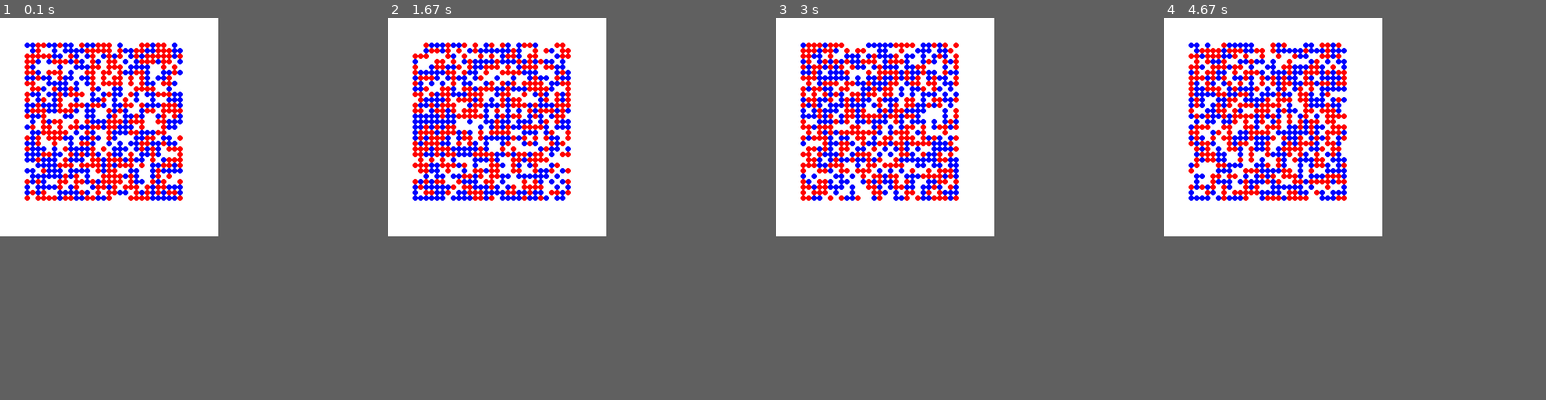
Above: before the commit, frames 1-4 (left to right).
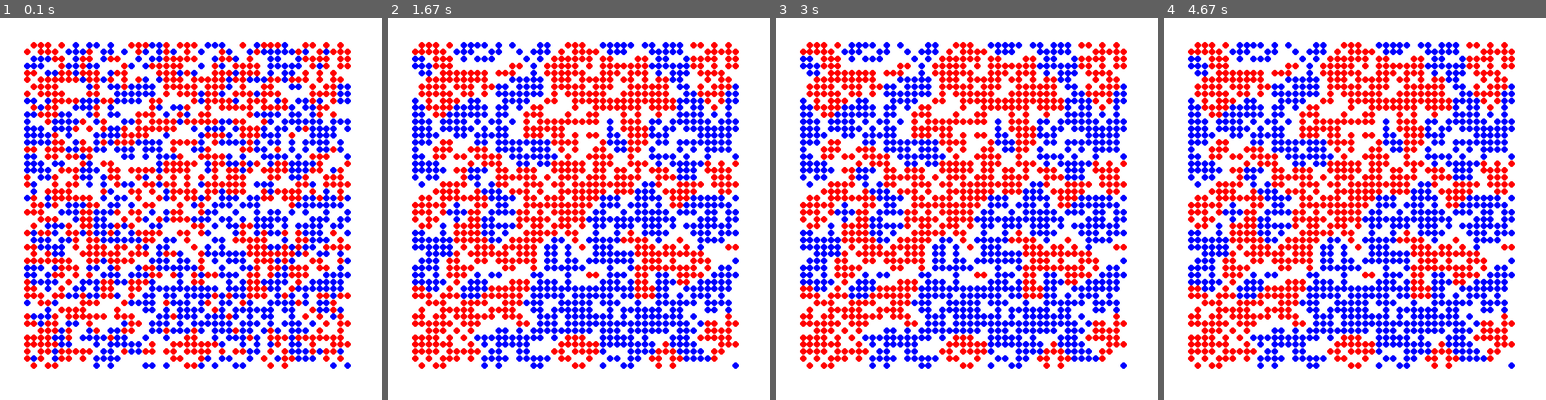
Above: after the commit, the same moments.

Repository: Dunkaburk/gruprog_1
Game: pygame game, started from grundlaggande_programvareutveckling/Neighbours/src/Neighbours.py
The game is run twice, just before and just after one commit, with the same random seed, the same clock (stepped at 60 frames per second) and the same inputs.
Inputs:
- Up to frame 1 (0.1 s): no input
- Up to frame 2 (1.67 s): no input
- Up to frame 3 (3 s): no input
- Up to frame 4 (4.67 s): no input
The window is 400x400 before the commit and 700x700 after it. Grey fills any space a smaller window leaves; there, only what the larger window draws over its background counts as a difference.

The runs differ from the first frame. In frame 1, 36% of the frame differs, in the area x 6-92%, y 6-92%; in frame 2, 36%; in frame 3, 36%; in frame 4, 36%.

Commit message:
Update Neighbours.py

Diff:
--- a/grundlaggande_programvareutveckling/Neighbours/src/Neighbours.py
+++ b/grundlaggande_programvareutveckling/Neighbours/src/Neighbours.py
@@ -25,7 +25,7 @@
 
 World = List[List[Actor]]  # Type alias
 
-SIZE = 30
+SIZE = 47
 
 
 def neighbours():
@@ -39,7 +39,7 @@
     # Tune these numbers to test different distributions or update speeds
     FRAME_RATE = 20  # Increase number to speed simulation up
     DIST = [0.35, 0.35, 0.3]  # % of RED, BLUE, and NONE
-    THRESHOLD = 0.7  # % of surrounding neighbours that should be like me for satisfaction
+    THRESHOLD = 0.5  # % of surrounding neighbours that should be like me for satisfaction
 
     size = SIZE
 
@@ -57,7 +57,7 @@
     # This is the method called by the timer to update the world
     # (i.e move unsatisfied) each "frame".
     def __update_world(self):
-        unsatisfied_actors = self.check_satisfaction(self.world, self.THRESHOLD)
+        unsatisfied_actors = self.check_satisfaction(self.world)
         self.switch_unsatisfied_agents(unsatisfied_actors)
 
 
@@ -107,8 +107,8 @@
     def switch_unsatisfied_agents(self, unsatisfied_agents):
         shuffle(unsatisfied_agents)
         while len(unsatisfied_agents) > 0:
-            random_row = randrange(0, 29)
-            random_index = randrange(0, 29)
+            random_row = randrange(0, self.size - 1)
+            random_index = randrange(0, self.size - 1)
 
             print(self.world[random_row][random_index])
             if self.world[random_row][random_index] == Actor.NONE:
@@ -120,7 +120,7 @@
                 print("Not loop")
 
 
-    def check_satisfaction(self, world, minimum_similar):
+    def check_satisfaction(self, world):
         unsatisfied_list = []
         for row in range(self.size):
             for column in range(self.size):
@@ -130,18 +130,12 @@
                     # opposite_actor = get_opposite_actor(current_actor)
                     number_of_similar = count(neighbours, current_actor)
                     number_of_none = count(neighbours, Actor.NONE)
-                    if number_of_similar <= ceil(minimum_similar * (len(neighbours)-number_of_none)):
+                    if number_of_similar < ceil(self.THRESHOLD * (len(neighbours)-number_of_none)):
                         self.world[row][column] = Actor.NONE
                         unsatisfied_list.append(current_actor)
         return unsatisfied_list
 
-""" def get_opposite_actor(current_actor):
-    if current_actor == Actor.RED:
-        opposite_actor = Actor.BLUE
-    else:
-        opposite_actor = Actor.RED
-
-    return opposite_actor """
+
 
 
 def create_dist_list():
@@ -234,8 +228,8 @@
 # ... but by all means have a look at it, it's fun!
 class NeighboursView:
     # static class variables
-    WIDTH = 400  # Size for window
-    HEIGHT = 400
+    WIDTH = 700  # Size for window
+    HEIGHT = 700
     MARGIN = 50
 
     WHITE = (255, 255, 255)
